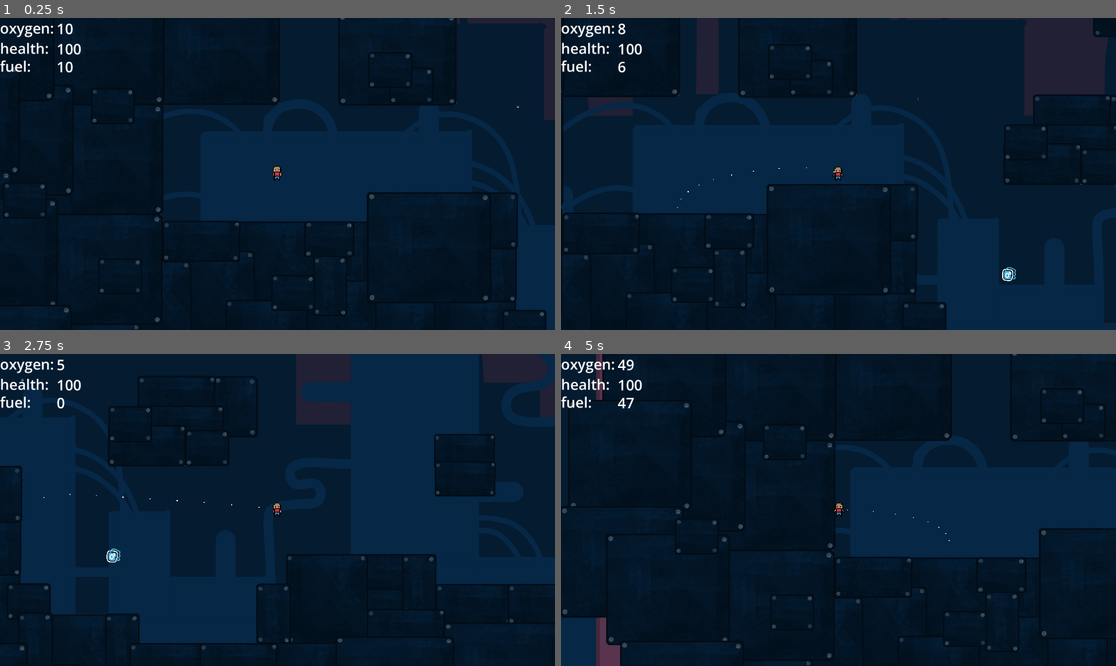
Above: before the commit, frames 1-4 (two rows, left to right).
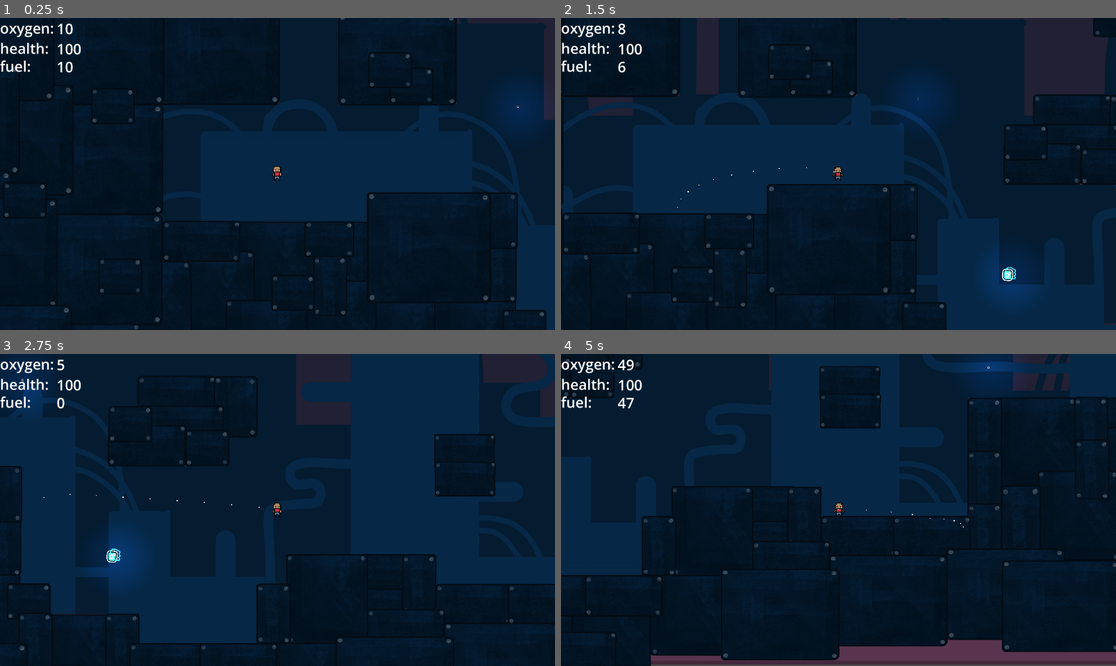
Above: after the commit, the same moments.

Repository: m6parker/tethered
Game: Godot game, scene res://src/levels/world_one.tscn
The game is run twice, just before and just after one commit, with the same random seed, the same clock (stepped at 60 frames per second) and the same inputs.
Inputs:
- Up to frame 1 (0.25 s): no input
- Up to frame 2 (1.5 s): tap Enter at 0.5 s; hold Right (right) 0.53-1.28 s; hold Down (down) from 1.28 s (still down)
- Up to frame 3 (2.75 s): release Down (down) at 2.03 s; hold Right (right) from 2.03 s (still down)
- Up to frame 4 (5 s): release Right (right) at 2.78 s; hold Up (up) 2.78-3.53 s; hold Left (left) from 3.53 s (still down); tap Tab (menu) at 4.15 s

The runs differ from the first frame. In frame 1, 0.4% of the frame differs, in the area x 91-97%, y 24-34%; in frame 2, 1.0%; in frame 3, 1.0%; in frame 4, 29%, in the area x 0-100%, y 0-100%.
Error after the commit: Cannot call method 'hide' on a null value. (res://globals.gd:61)

Commit message:
added lights, restart game

Diff:
--- a/globals.gd
+++ b/globals.gd
@@ -58,6 +58,9 @@
 	oxygen = 50
 	health = 100
 	fuel = 50
+	complete_level_instance.hide()
+	complete_level_instance = null
+	get_tree().paused = false
 	get_tree().reload_current_scene()
 
 func collect_item(item_type: String) -> void:
--- a/src/common/level_complete.gd
+++ b/src/common/level_complete.gd
@@ -3,3 +3,7 @@
 
 func _on_quit_button_pressed() -> void:
 	get_tree().quit()
+
+
+func _on_replay_button_pressed() -> void:
+	Globals.reset_game()
--- a/src/common/level_complete.tscn
+++ b/src/common/level_complete.tscn
@@ -44,8 +44,13 @@
 layout_mode = 2
 text = "next level"
 
+[node name="replay_button" type="Button" parent="Panel/VBoxContainer" unique_id=1678411741]
+layout_mode = 2
+text = "play again"
+
 [node name="quit_button" type="Button" parent="Panel/VBoxContainer" unique_id=889584356]
 layout_mode = 2
 text = "quit"
 
+[connection signal="pressed" from="Panel/VBoxContainer/replay_button" to="." method="_on_replay_button_pressed"]
 [connection signal="pressed" from="Panel/VBoxContainer/quit_button" to="." method="_on_quit_button_pressed"]
--- a/src/items/item.tscn
+++ b/src/items/item.tscn
@@ -5,6 +5,15 @@
 
 [sub_resource type="RectangleShape2D" id="RectangleShape2D_j3mkc"]
 size = Vector2(32, 32)
+
+[sub_resource type="Gradient" id="Gradient_lh2x3"]
+offsets = PackedFloat32Array(0, 0.6373874)
+colors = PackedColorArray(0.9477611, 0.9477611, 0.9477611, 1, 0, 0, 0, 1)
+
+[sub_resource type="GradientTexture2D" id="GradientTexture2D_fhx2i"]
+gradient = SubResource("Gradient_lh2x3")
+fill = 1
+fill_from = Vector2(0.5, 0.52136755)
 
 [node name="item" type="Area2D" unique_id=1862983925]
 script = ExtResource("1_j3mkc")
@@ -18,4 +27,10 @@
 scale = Vector2(0.057870876, 0.057870876)
 texture = ExtResource("2_fhx2i")
 
+[node name="PointLight2D" type="PointLight2D" parent="." unique_id=761240050]
+position = Vector2(3, 1)
+scale = Vector2(1.5625, 1.5625)
+color = Color(0.24760884, 0.56065977, 0.81611603, 1)
+texture = SubResource("GradientTexture2D_fhx2i")
+
 [connection signal="area_entered" from="." to="." method="_on_area_entered"]
